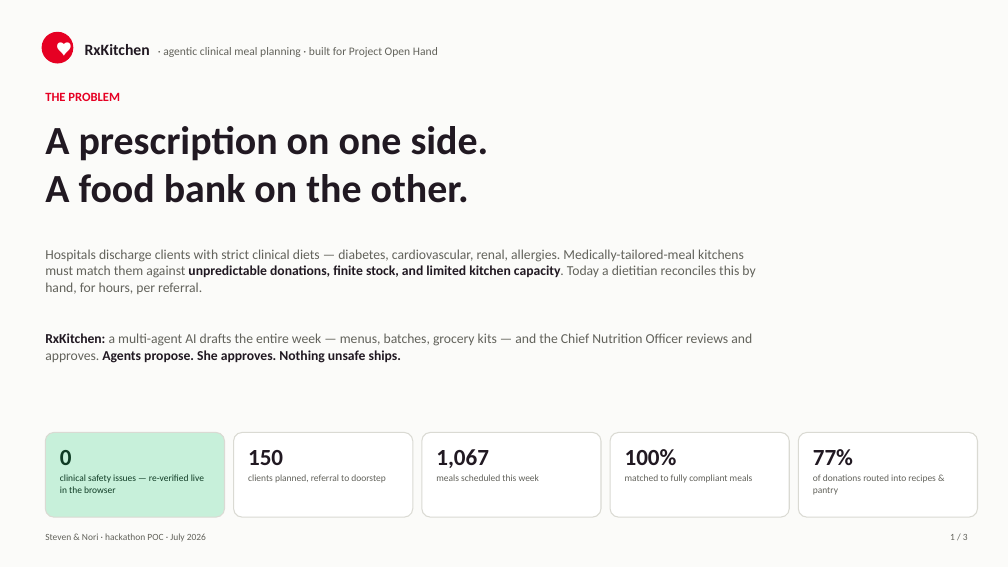
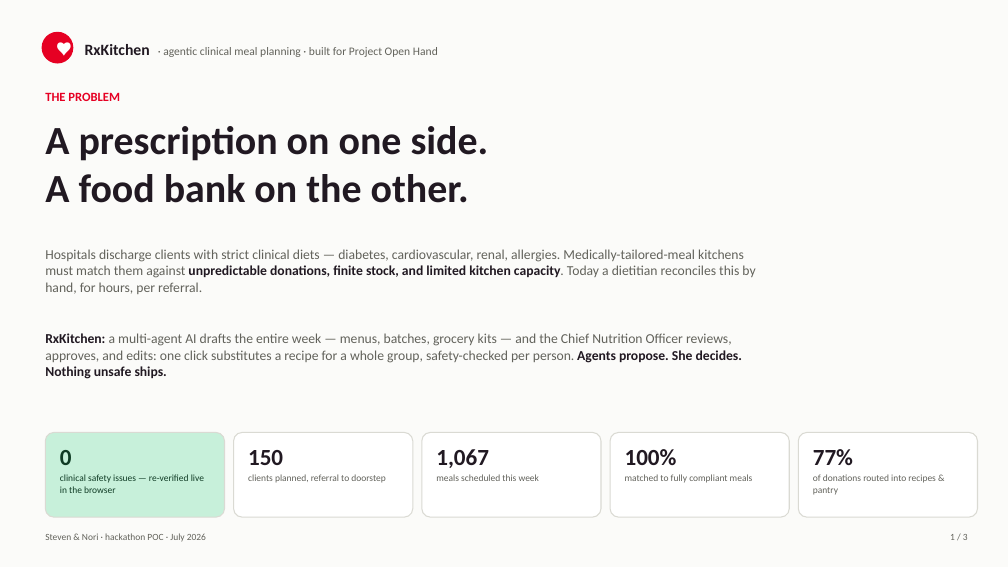
Before and after one commit to syang0624/RxKitchen, a slide deck: slide 1 of pitch/RxKitchen-pitch.pptx. Drawn at 1008x567 pixels with LibreOffice and Linux fonts; fonts in the diff are those of the drawing. Boxes give left, top, right and bottom in pixels: in the first picture for what was removed or moved away, otherwise in the second. Text is boxed around its words. In the diff, an @@ line names an element or a change of style, - is before the commit and + after.

```diff
--- a/pitch/RxKitchen-pitch.pptx
+++ b/pitch/RxKitchen-pitch.pptx
@@ text at <box>45,333,742,379</box>: text changed @@
-RxKitchen: a multi-agent AI drafts the entire week — menus, batches, grocery kits — and the Chief Nutrition Officer reviews and approves. Agents propose. She approves. Nothing unsafe ships.
+RxKitchen: a multi-agent AI drafts the entire week — menus, batches, grocery kits — and the Chief Nutrition Officer reviews, approves, and edits: one click substitutes a recipe for a whole group, safety-checked per person. Agents propose. She decides. Nothing unsafe ships.
```
Also in this commit, not shown: 1 other slide changed.
